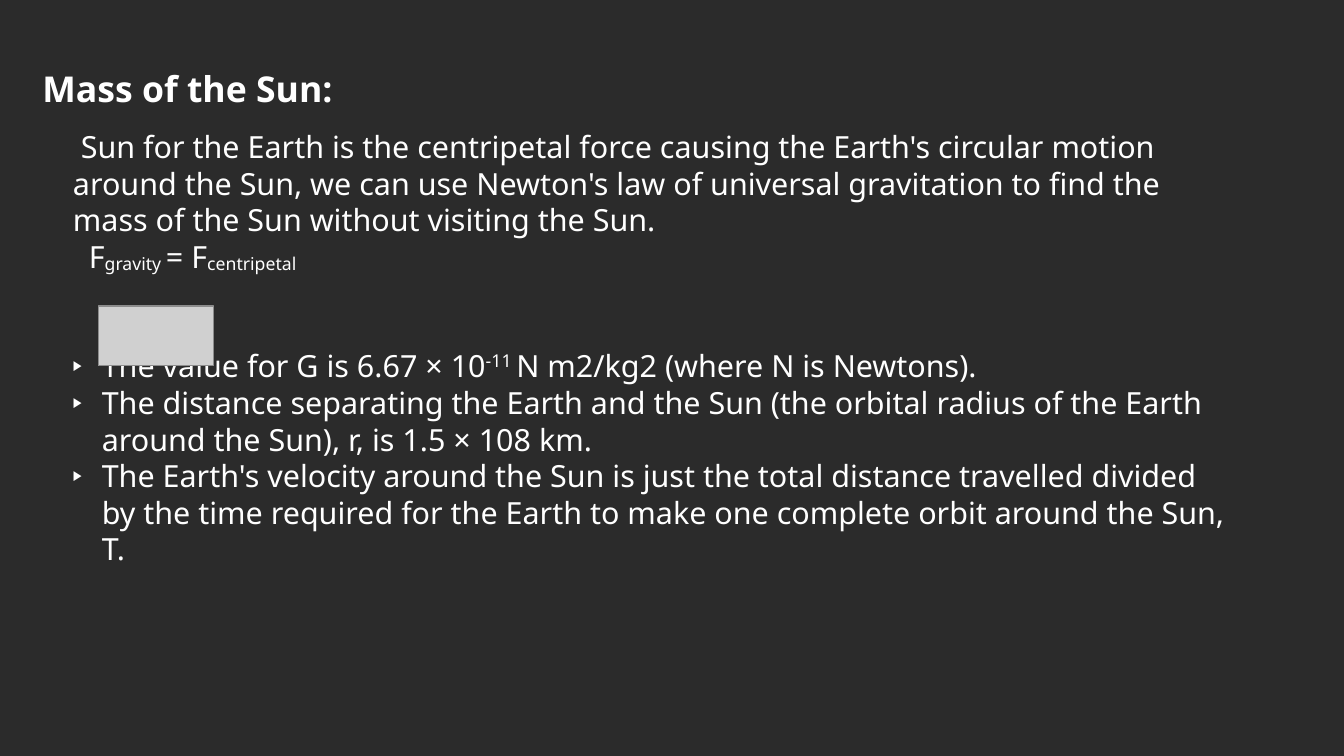
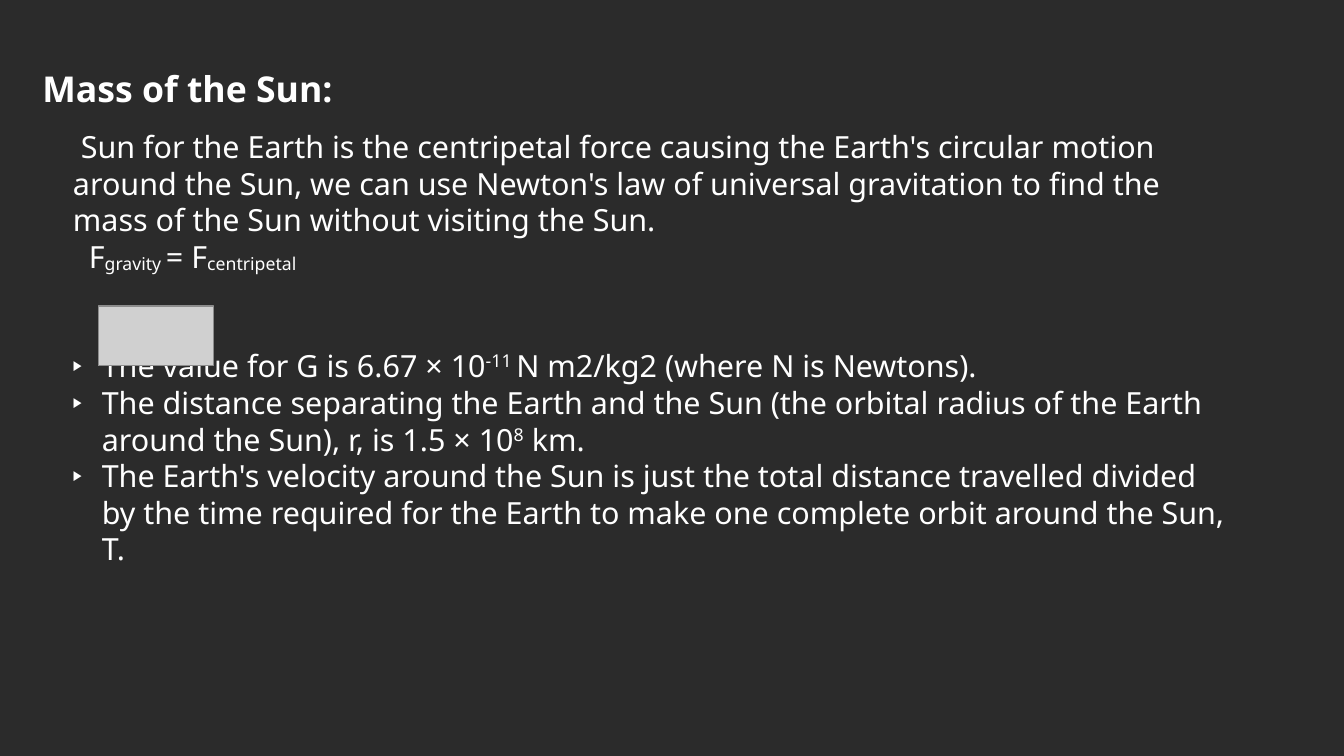
Before and after one commit to partha235/astro_class_tn, a slide deck: slide 26 of sun_ppt.odp. Drawn at 1344x756 pixels with LibreOffice and Linux fonts; fonts in the diff are those of the drawing; grey boxes stand for pictures; background and template pictures are left out; a plain dark background stands for a picture behind light text. Boxes give left, top, right and bottom in pixels: in the first picture for what was removed or moved away, otherwise in the second. Text is boxed around its words. In the diff, an @@ line names an element or a change of style, - is before the commit and + after.

```diff
--- a/sun_ppt.odp
+++ b/sun_ppt.odp
@@ text at [102, 390, 1201, 456]: now superscript in "108" @@
```
Also in this commit, not shown: 1 other file.
